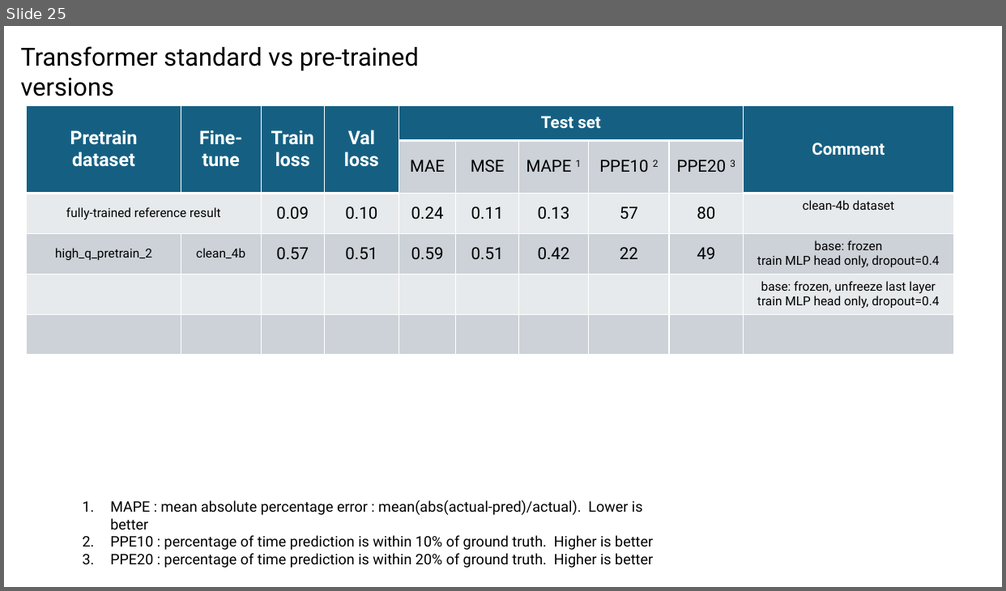
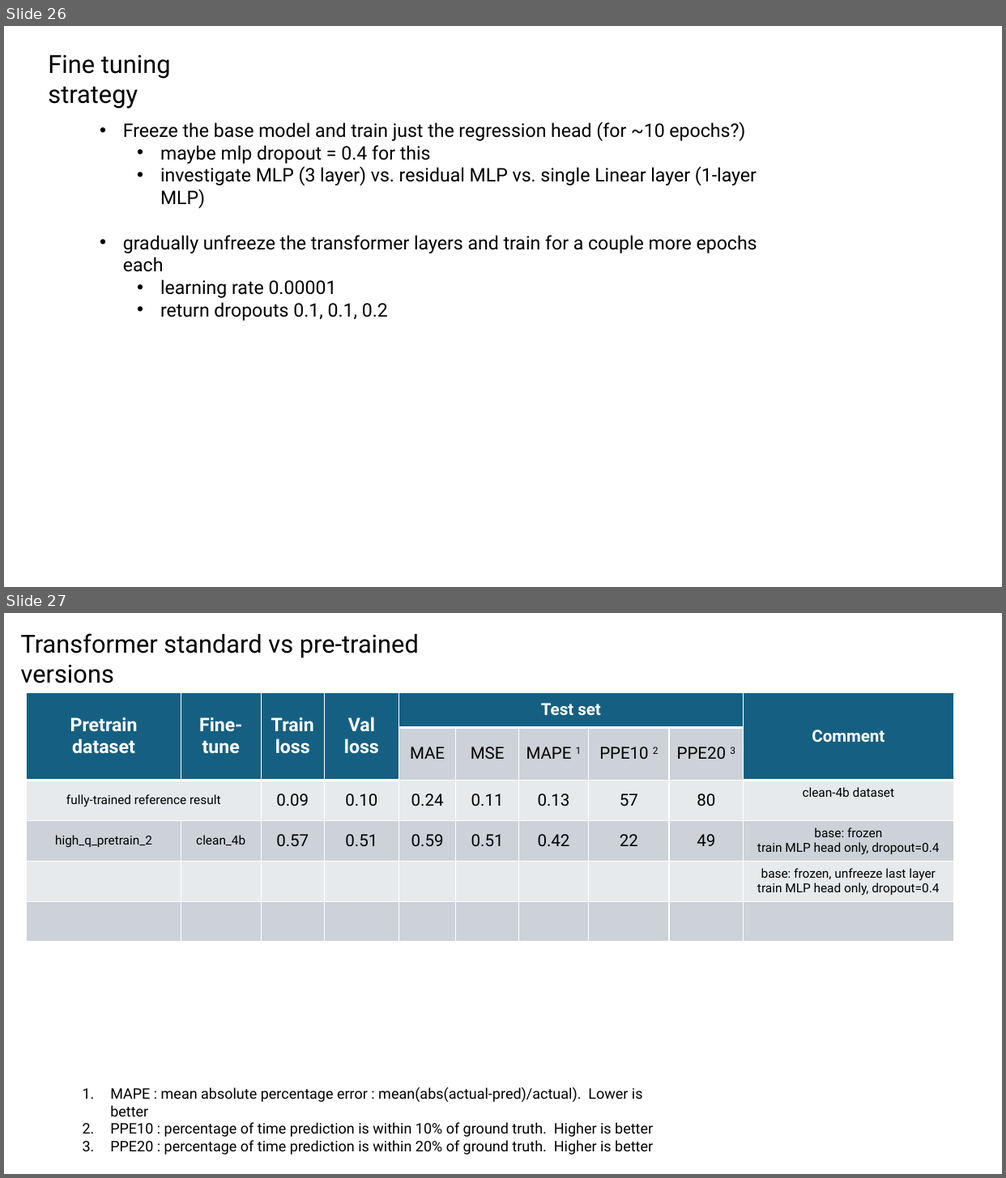
Before and after one commit to planaria158/BERT-antibody-antigen-binding-energy, a slide deck: Homework-aAlphaBio.pptx. Shown one above the other, each under a label of ours: slide 25 before the commit, slides 26 and 27 after it. The pictures are 1006x591 and 1006x1178 pixels, drawn with LibreOffice and Linux fonts; fonts in the diff are those of the drawing. Boxes give left, top, right and bottom in pixels: in the first picture for what was removed or moved away, otherwise in the second. Text is boxed around its words. In the diff, an @@ line names an element or a change of style, - is before the commit and + after.

```diff
--- a/Homework-aAlphaBio.pptx
+++ b/Homework-aAlphaBio.pptx
@@ slide 26 added at [4, 26, 1002, 587], background #FFFFFF @@
@@ text added at [48, 55, 171, 109], 24 pt, text #000000 @@
+Fine tuning strategy
@@ text added at [123, 122, 757, 321], 18 pt, text #000000 @@
+• Freeze the base model and train just the regression head (for ~10 epochs?)
+  • maybe mlp dropout = 0.4 for this
+  • investigate MLP (3 layer) vs. residual MLP vs. single Linear layer (1-layer MLP)
+• gradually unfreeze the transformer layers and train for a couple more epochs each
+  • learning rate 0.00001
+  • return dropouts 0.1, 0.1, 0.2
@@ what was slide 25 is now slide 27 @@
```
Also in this commit, not shown: 1 slide changed, 1 other slide added, 1 slide removed, 13 other files.
